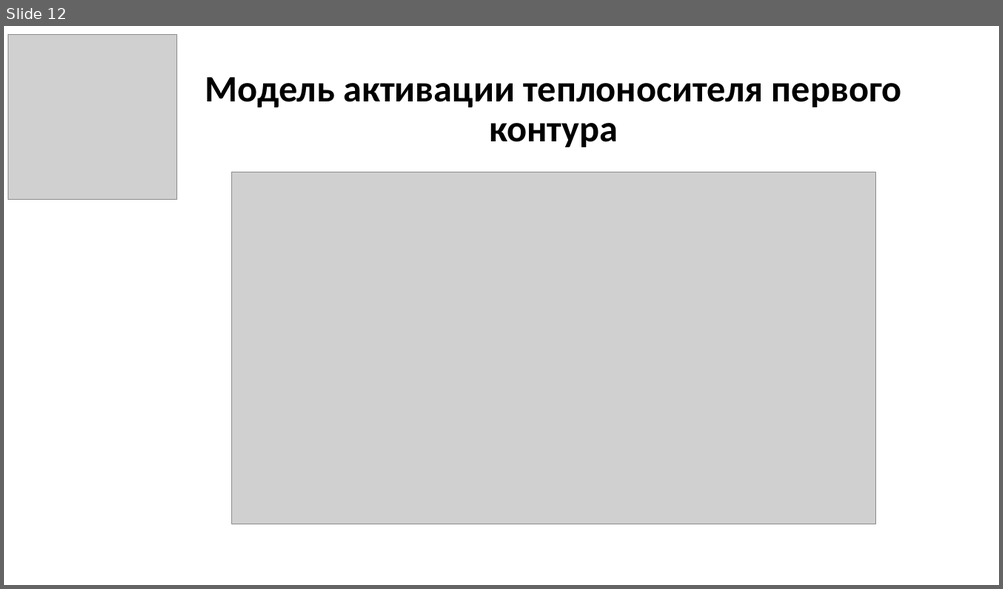
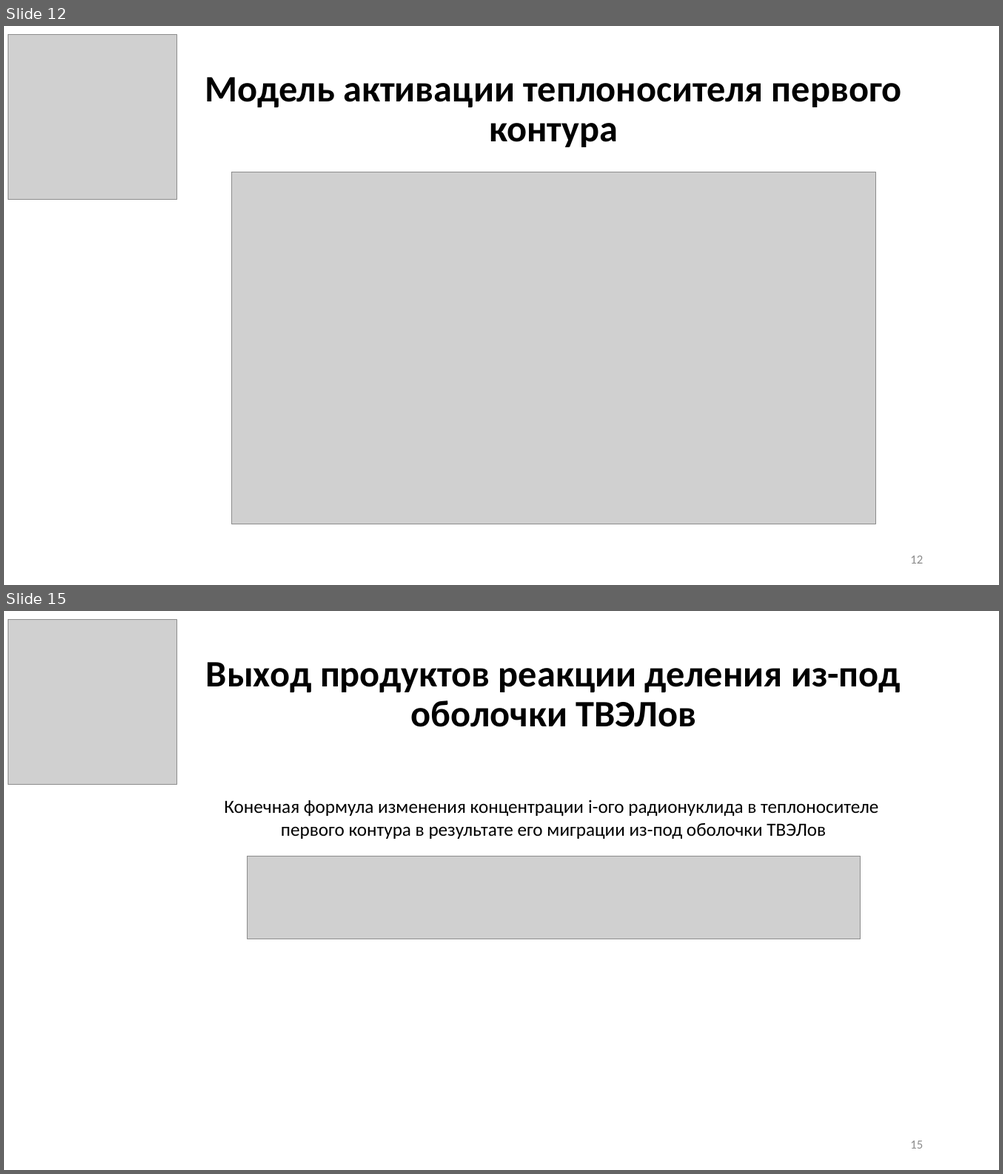
Before and after one commit to GolovPavel/diploma_golov, a slide deck: practice/presentation/practice.pptx. Shown one above the other, each under a label of ours: slide 12 before the commit, slides 12 and 15 after it; the slides between them are not shown. The pictures are 1003x589 and 1003x1174 pixels, drawn with LibreOffice and Linux fonts; fonts in the diff are those of the drawing; grey boxes stand for pictures. Boxes give left, top, right and bottom in pixels: in the first picture for what was removed or moved away, otherwise in the second. Text is boxed around its words. In the diff, an @@ line names an element or a change of style, - is before the commit and + after.

```diff
--- a/practice/presentation/practice.pptx
+++ b/practice/presentation/practice.pptx
@@ slide 15 added at box(4, 611, 999, 1170), background #FFFFFF @@
@@ picture added at box(8, 619, 176, 784) @@
@@ title added at box(206, 662, 900, 727), 36 pt, text #000000, bold @@
+Выход продуктов реакции деления из-под оболочки ТВЭЛов
@@ text added at box(224, 800, 878, 839), 18 pt, text #000000 @@
+Конечная формула изменения концентрации i-ого радионуклида в теплоносителе
+первого контура в результате его миграции из-под оболочки ТВЭЛов
@@ picture added at box(247, 857, 859, 940) @@
@@ page number added at box(910, 1141, 922, 1149), 12 pt, text #8C8C8C @@
+15
@@ slide 12 changed as well @@
@@ page number added at box(910, 556, 922, 564), 12 pt, text #8C8C8C @@
+12
```
Also in this commit, not shown: 10 other slides changed, 2 other slides added, 1 slide removed.
